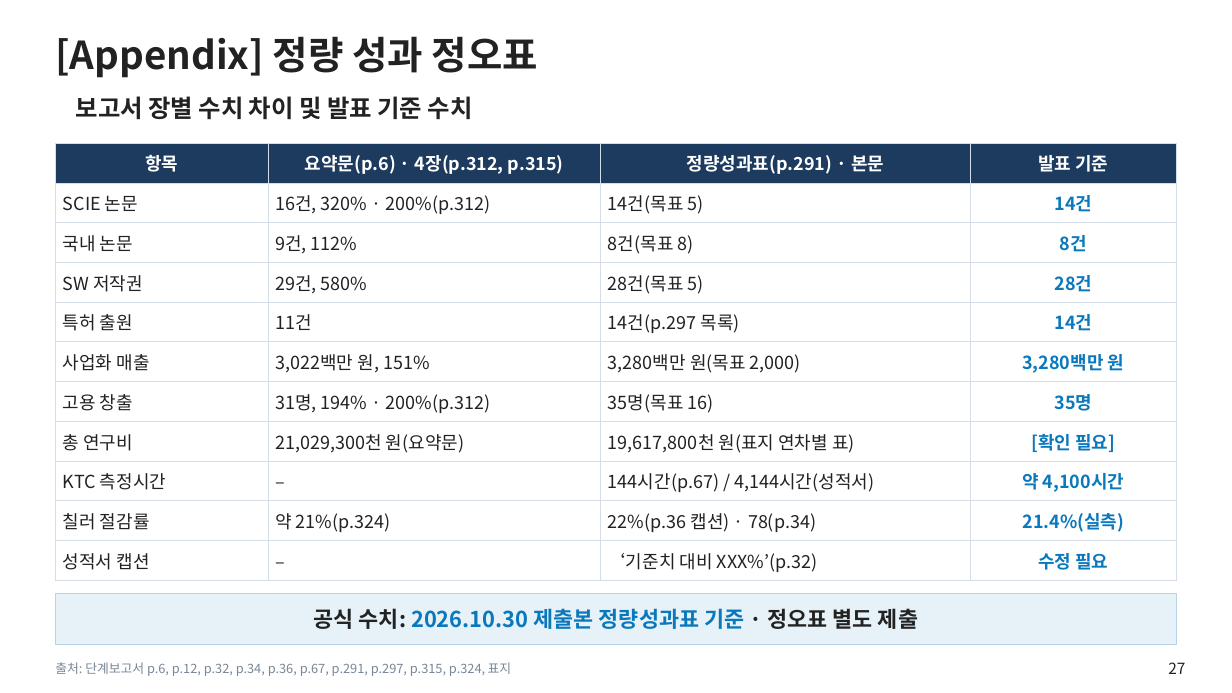
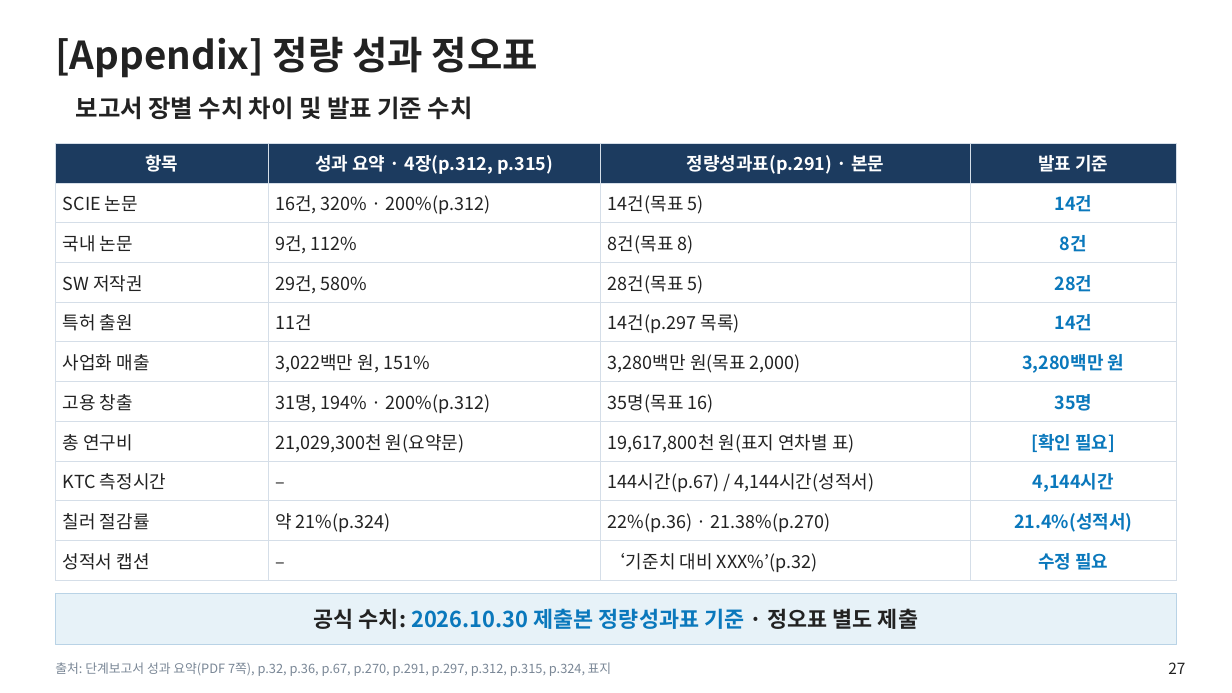
Before and after one commit to jungdw180-debug/h2, a slide deck: slide 27 of slides/1단계_단계평가_본평가판.pptx. Drawn at 1232x693 pixels with LibreOffice and Linux fonts; fonts in the diff are those of the drawing; background and template pictures are left out. Boxes give left, top, right and bottom in pixels: in the first picture for what was removed or moved away, otherwise in the second. Text is boxed around its words. In the diff, an @@ line names an element or a change of style, - is before the commit and + after.

```diff
--- a/slides/1단계_단계평가_본평가판.pptx
+++ b/slides/1단계_단계평가_본평가판.pptx
@@ table at (55, 143, 1177, 576) @@
-row 1, column 2: 요약문(p.6) · 4장(p.312, p.315)
+row 1, column 2: 성과 요약 · 4장(p.312, p.315)
-row 9, column 4: 약 4,100시간
+row 9, column 4: 4,144시간
-row 10, column 3: 22%(p.36 캡션) · 78(p.34)
+row 10, column 3: 22%(p.36) · 21.38%(p.270)
-row 10, column 4: 21.4%(실측)
+row 10, column 4: 21.4%(성적서)
@@ text at (55, 662, 612, 676): text changed @@
-출처: 단계보고서 p.6, p.12, p.32, p.34, p.36, p.67, p.291, p.297, p.315, p.324, 표지
+출처: 단계보고서 성과 요약(PDF 7쪽), p.32, p.36, p.67, p.270, p.291, p.297, p.312, p.315, p.324, 표지
```
Also in this commit, not shown: 4 other slides changed, 9 other files.
